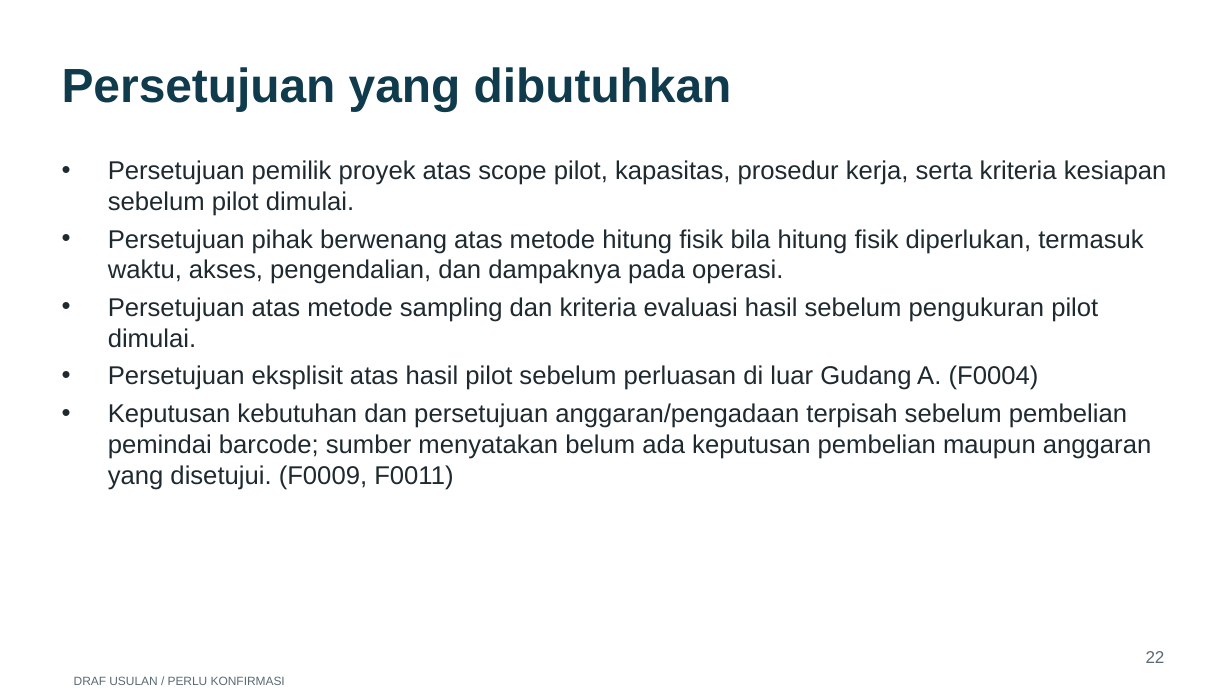
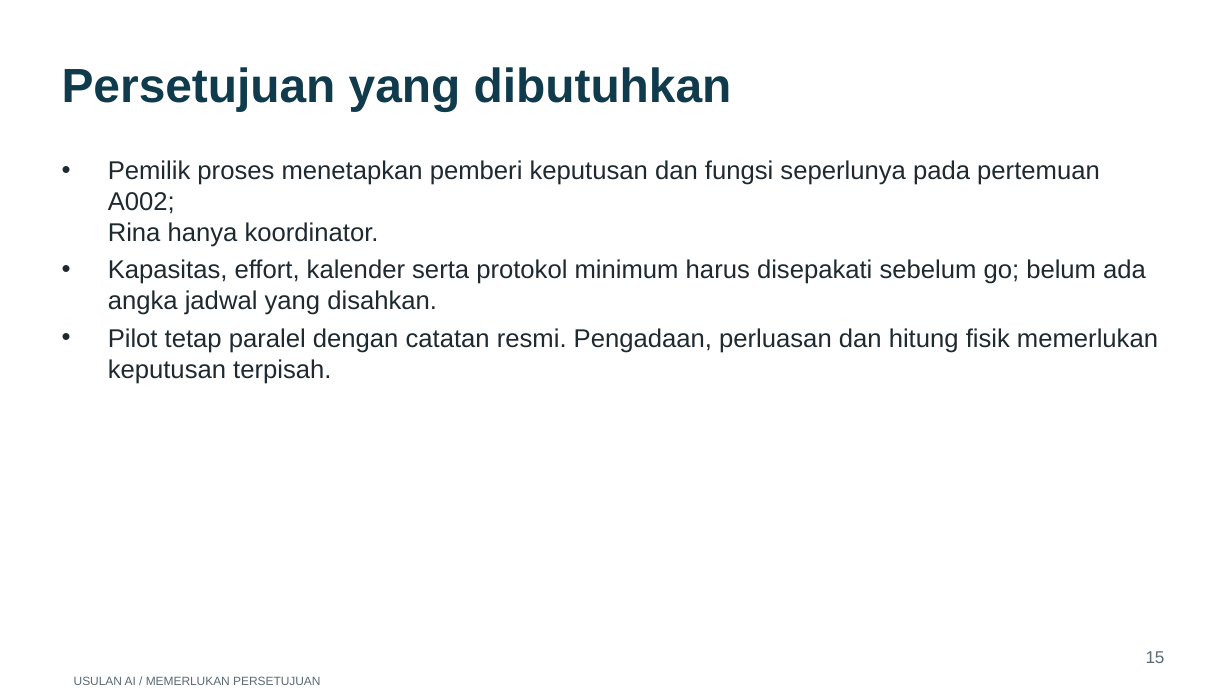
Before and after one commit to briannaufal211/personal-portfolio, a slide deck: slide 15 of assets/demo/n8n-presentation.pptx (slide 22 before the commit). Drawn at 1232x693 pixels with LibreOffice and Linux fonts; fonts in the diff are those of the drawing. Boxes give left, top, right and bottom in pixels: in the first picture for what was removed or moved away, otherwise in the second. Text is boxed around its words. In the diff, an @@ line names an element or a change of style, - is before the commit and + after.

```diff
--- a/assets/demo/n8n-presentation.pptx
+++ b/assets/demo/n8n-presentation.pptx
@@ text at (108,160,1158,384): text changed @@
-• Persetujuan pemilik proyek atas scope pilot, kapasitas, prosedur kerja, serta kriteria kesiapan
-  sebelum pilot dimulai.
-• Persetujuan pihak berwenang atas metode hitung fisik bila hitung fisik diperlukan, termasuk
-  waktu, akses, pengendalian, dan dampaknya pada operasi.
-• Persetujuan atas metode sampling dan kriteria evaluasi hasil sebelum pengukuran pilot
-  dimulai.
-• Persetujuan eksplisit atas hasil pilot sebelum perluasan di luar Gudang A. (F0004)
-• Keputusan kebutuhan dan persetujuan anggaran/pengadaan terpisah sebelum pembelian
-  pemindai barcode; sumber menyatakan belum ada keputusan pembelian maupun anggaran
-  yang disetujui. (F0009, F0011)
+• Pemilik proses menetapkan pemberi keputusan dan fungsi seperlunya pada pertemuan A002;
+  Rina hanya koordinator.
+• Kapasitas, effort, kalender serta protokol minimum harus disepakati sebelum go; belum ada
+  angka jadwal yang disahkan.
+• Pilot tetap paralel dengan catatan resmi. Pengadaan, perluasan dan hitung fisik memerlukan
+  keputusan terpisah.
@@ text at (1146,651,1165,663): text changed @@
-22
+15
@@ text at (74,676,320,685): text changed @@
-DRAF USULAN / PERLU KONFIRMASI
+USULAN AI / MEMERLUKAN PERSETUJUAN
```
Also in this commit, not shown: 12 other slides changed, 3 slides added, 10 slides removed, 8 other files.
